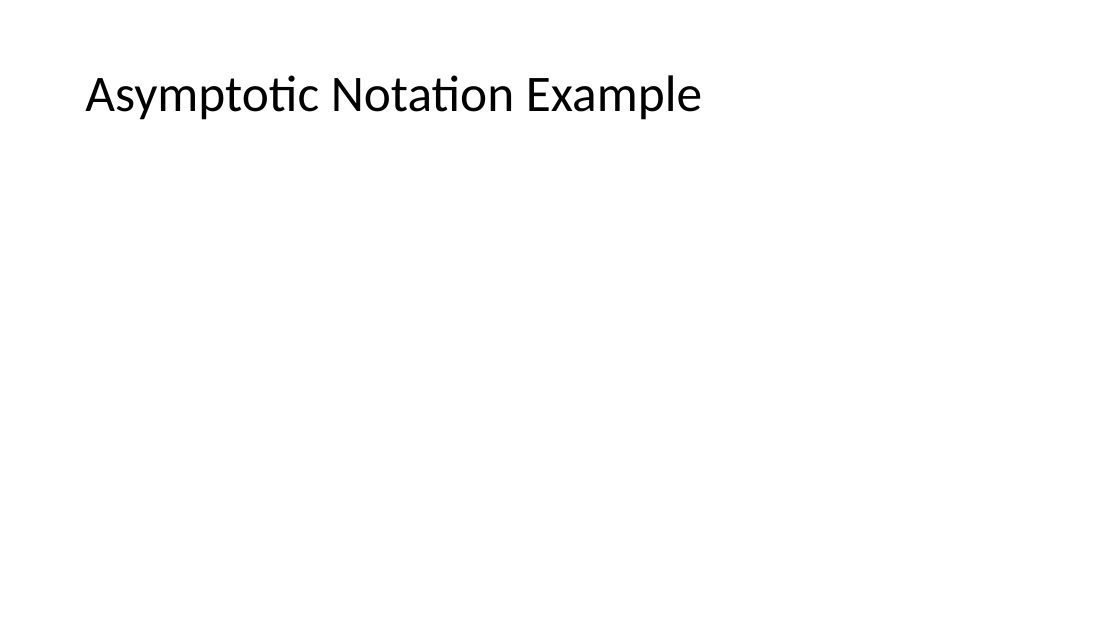
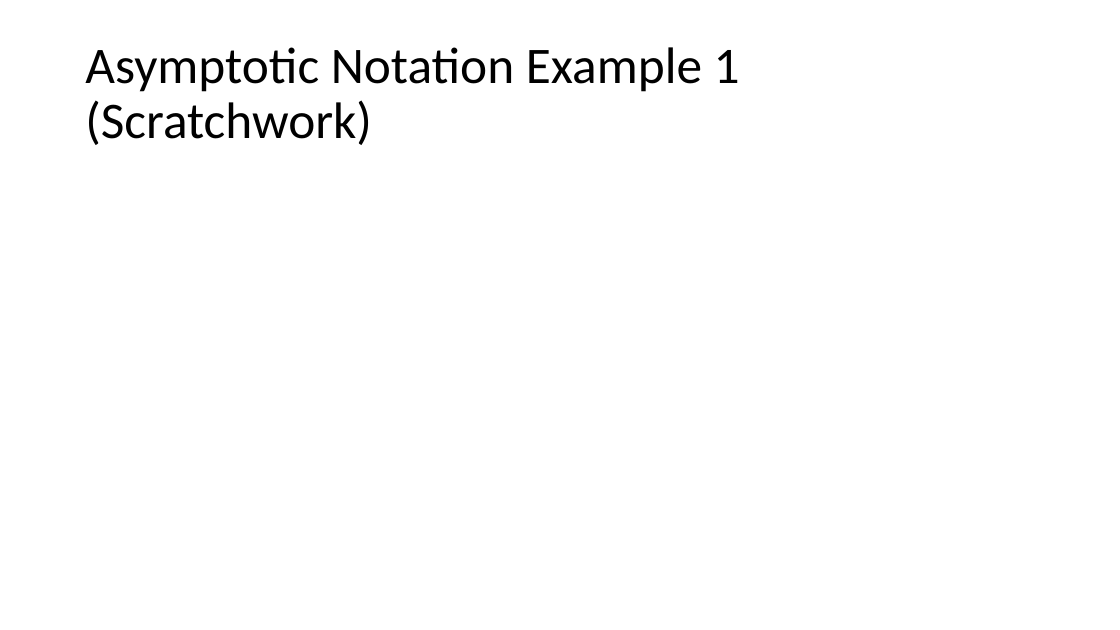
Before and after one commit to natebrunelle/cse332, a slide deck: slide 9 of markdown/files/slides/lecture4_analysis2_pqs.pptx. Drawn at 1120x630 pixels with LibreOffice and Linux fonts; fonts in the diff are those of the drawing; grey boxes stand for pictures. Boxes give left, top, right and bottom in pixels: in the first picture for what was removed or moved away, otherwise in the second. Text is boxed around its words. In the diff, an @@ line names an element or a change of style, - is before the commit and + after.

```diff
--- a/markdown/files/slides/lecture4_analysis2_pqs.pptx
+++ b/markdown/files/slides/lecture4_analysis2_pqs.pptx
@@ title at (85, 47, 740, 145): text changed @@
-Asymptotic Notation Example
+Asymptotic Notation Example 1 (Scratchwork)
```
Also in this commit, not shown: 12 other slides changed, 4 slides added, 5 slides removed, 4 other files.
